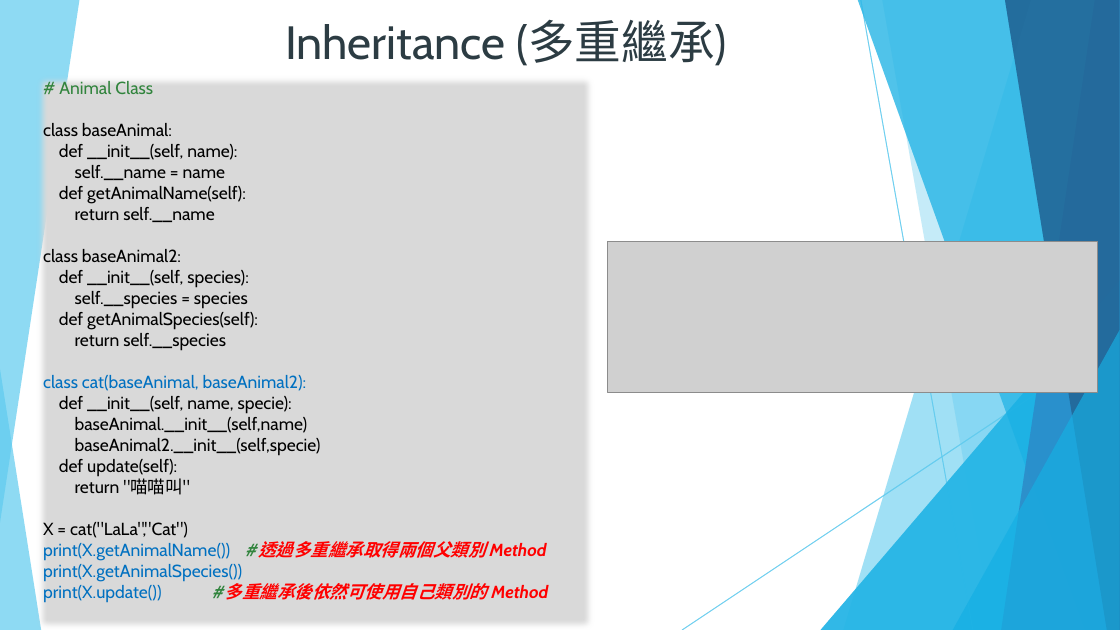
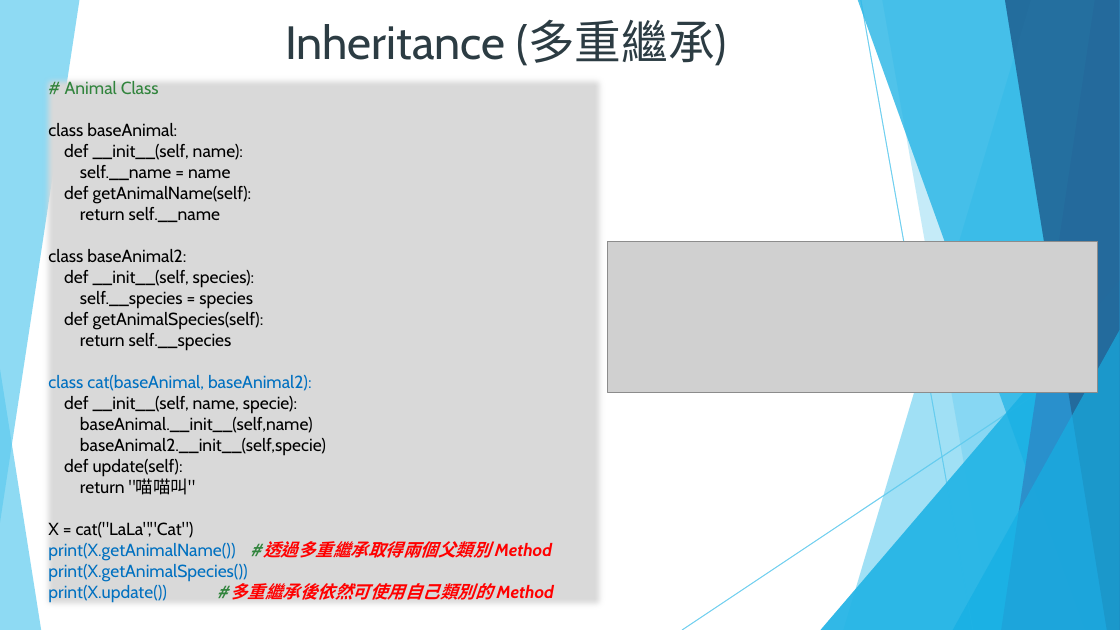
Before and after one commit to DavidChu0424/PythonIntroduction, a slide deck: slide 93 of Python Introduction.pptx. Drawn at 1120x630 pixels with LibreOffice and Linux fonts; fonts in the diff are those of the drawing; grey boxes stand for pictures. Boxes give left, top, right and bottom in pixels: in the first picture for what was removed or moved away, otherwise in the second. Text is boxed around its words. In the diff, an @@ line names an element or a change of style, - is before the commit and + after.

```diff
--- a/Python Introduction.pptx
+++ b/Python Introduction.pptx
@@ text "# Animal Class": place and size @@
-text "# Animal Class" at (43,80,548,603)
+text "# Animal Class" at (48,80,554,603)
```
Also in this commit, not shown: 4 other slides changed.
